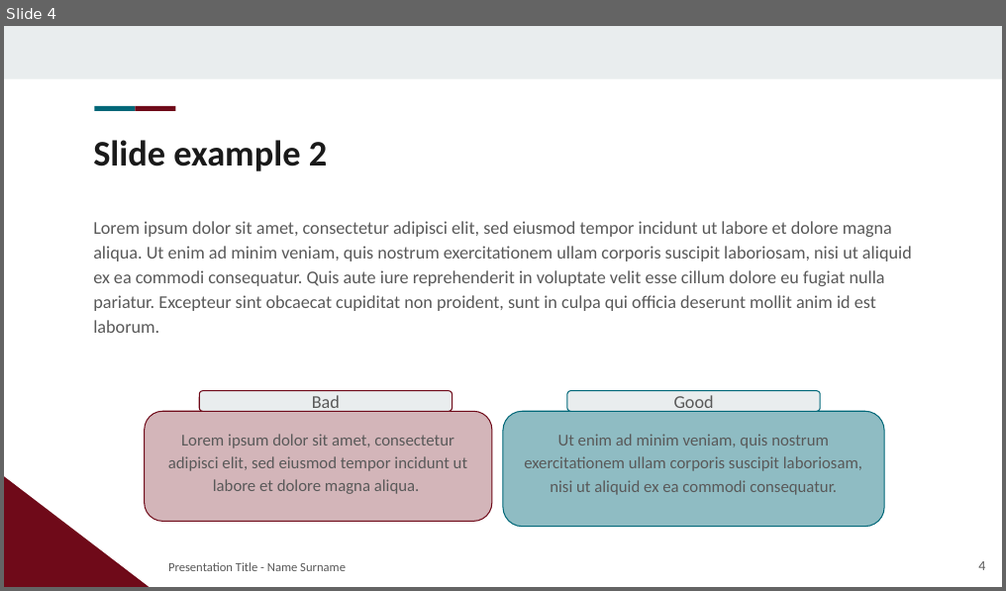
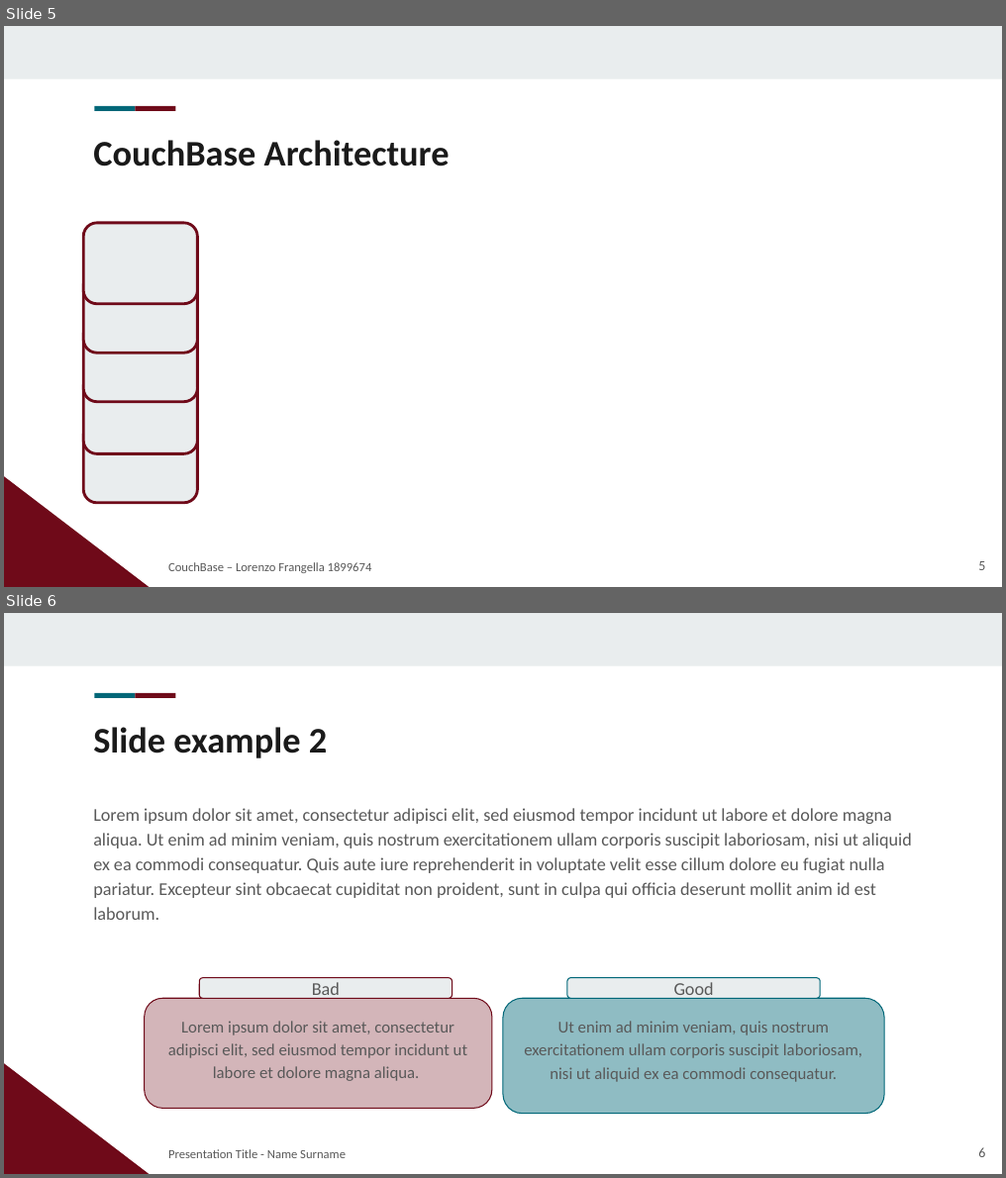
Before and after one commit to LorenzoFrangella/large-scale-data-management, a slide deck: large-scale-dm.pptx. Shown one above the other, each under a label of ours: slide 4 before the commit, slides 5 and 6 after it. The pictures are 1006x591 and 1006x1178 pixels, drawn with LibreOffice and Linux fonts; fonts in the diff are those of the drawing; background and template pictures are left out. Boxes give left, top, right and bottom in pixels: in the first picture for what was removed or moved away, otherwise in the second. Text is boxed around its words. In the diff, an @@ line names an element or a change of style, - is before the commit and + after.

```diff
--- a/large-scale-dm.pptx
+++ b/large-scale-dm.pptx
@@ slide 5 added at (x1=4, y1=26, x2=1002, y2=587), background #FFFFFF; not listed: 4 template elements that a slide beside it also shows @@
@@ title added at (x1=93, y1=140, x2=450, y2=167), 26 pt, text #1A1A1A, bold @@
+CouchBase Architecture
@@ rounded rectangle added at (x1=84, y1=223, x2=198, y2=303), fill #E9EDEE, outline #6F0A19 2 pt @@
@@ rounded rectangle added at (x1=84, y1=272, x2=198, y2=353), fill #E9EDEE, outline #6F0A19 2 pt @@
@@ rounded rectangle added at (x1=84, y1=321, x2=198, y2=402), fill #E9EDEE, outline #6F0A19 2 pt @@
@@ rounded rectangle added at (x1=84, y1=373, x2=198, y2=454), fill #E9EDEE, outline #6F0A19 2 pt @@
@@ rounded rectangle added at (x1=84, y1=422, x2=198, y2=503), fill #E9EDEE, outline #6F0A19 2 pt @@
@@ subtitle added at (x1=168, y1=563, x2=372, y2=573), 9 pt, text #595959 @@
+CouchBase – Lorenzo Frangella 1899674
@@ page number added at (x1=978, y1=562, x2=985, y2=570), 10 pt, text #595959 @@
+5
@@ what was slide 4 is now slide 6 @@
@@ page number at (x1=978, y1=1148, x2=985, y2=1157): text changed @@
-4
+6
```
Also in this commit, not shown: 2 slides changed, 2 other slides added, 1 slide removed, 10 other files.
